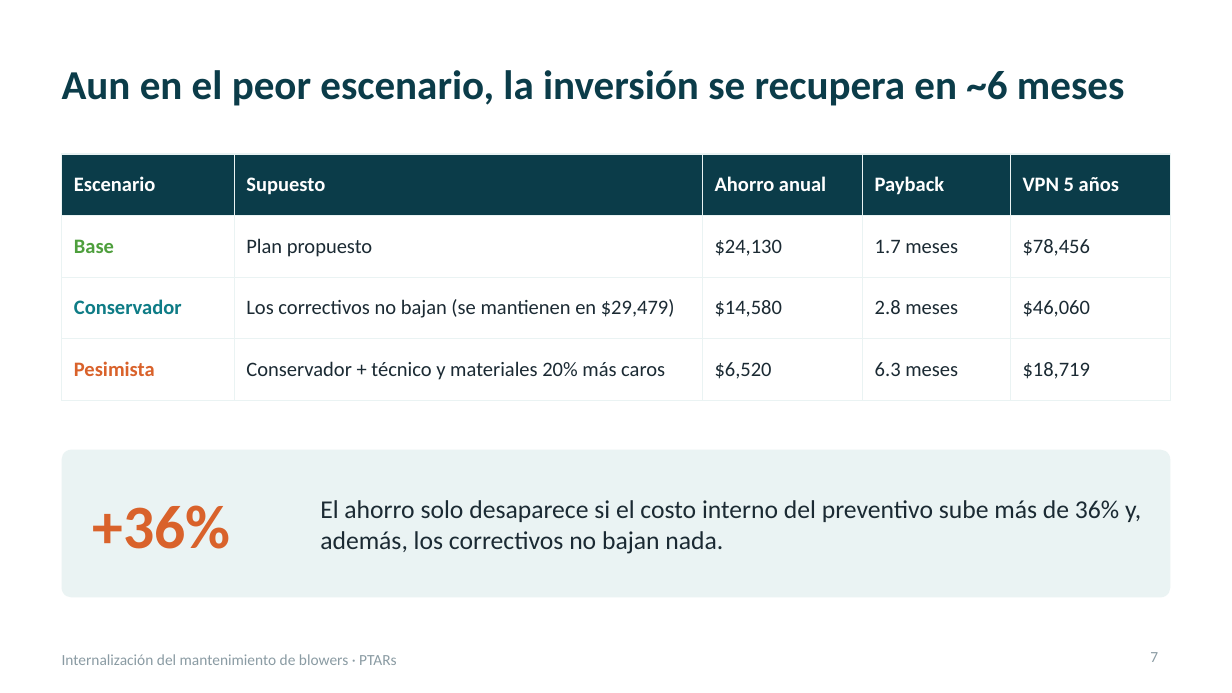
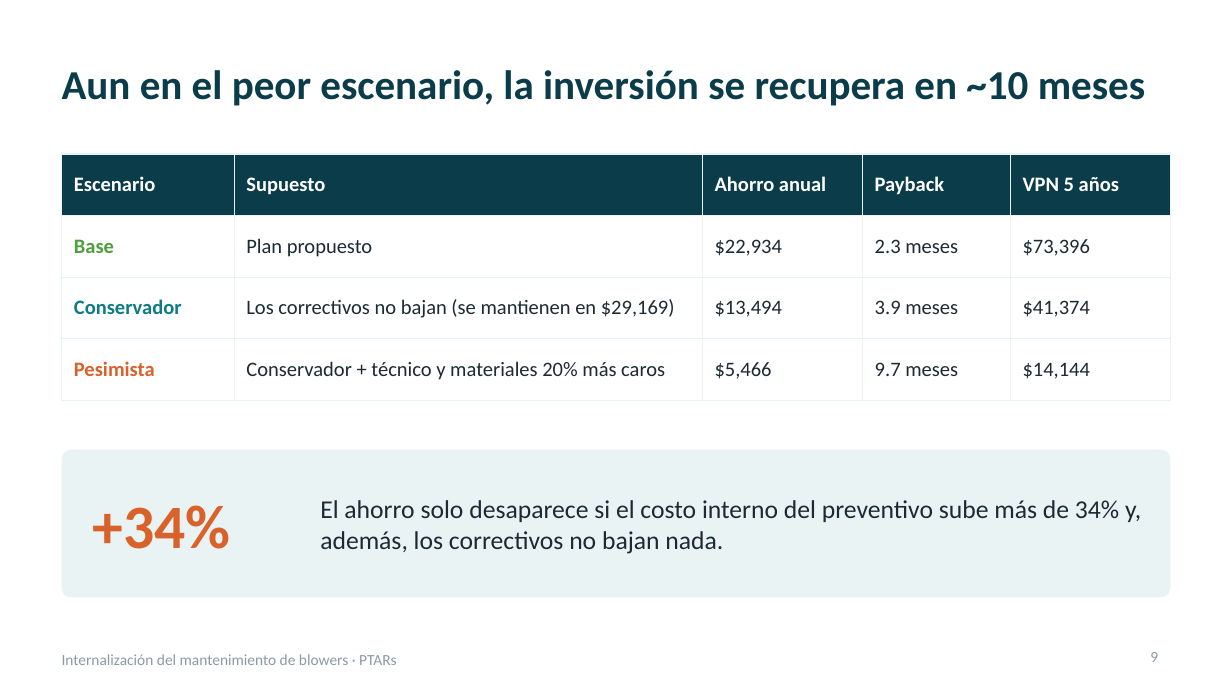
Before and after one commit to jjsamcar/Codigo-IA, a slide deck: slide 9 of presentaciones/Blowers_PTARs_Resumen_Gerencia.pptx (slide 7 before the commit). Drawn at 1232x693 pixels with LibreOffice and Linux fonts; fonts in the diff are those of the drawing. Boxes give left, top, right and bottom in pixels: in the first picture for what was removed or moved away, otherwise in the second. Text is boxed around its words. In the diff, an @@ line names an element or a change of style, - is before the commit and + after.

```diff
--- a/presentaciones/Blowers_PTARs_Resumen_Gerencia.pptx
+++ b/presentaciones/Blowers_PTARs_Resumen_Gerencia.pptx
@@ title at box(62, 70, 1145, 106): text changed @@
-Aun en el peor escenario, la inversión se recupera en ~6 meses
+Aun en el peor escenario, la inversión se recupera en ~10 meses
@@ table at box(62, 154, 1170, 384) @@
-row 2: Base | Plan propuesto | $24,130 | 1.7 meses | $78,456
+row 2: Base | Plan propuesto | $22,934 | 2.3 meses | $73,396
-row 3: Conservador | Los correctivos no bajan (se mantienen en $29,479) | $14,580 | 2.8 meses | $46,060
+row 3: Conservador | Los correctivos no bajan (se mantienen en $29,169) | $13,494 | 3.9 meses | $41,374
-row 4: Pesimista | Conservador + técnico y materiales 20% más caros | $6,520 | 6.3 meses | $18,719
+row 4: Pesimista | Conservador + técnico y materiales 20% más caros | $5,466 | 9.7 meses | $14,144
@@ text at box(92, 505, 230, 549): text changed @@
-+36%
++34%
@@ text at box(320, 500, 1141, 554): text changed @@
-El ahorro solo desaparece si el costo interno del preventivo sube más de 36% y, además, los correctivos no bajan nada.
+El ahorro solo desaparece si el costo interno del preventivo sube más de 34% y, además, los correctivos no bajan nada.
@@ page number at box(1150, 652, 1158, 662): text changed @@
-7
+9
```
Also in this commit, not shown: 11 other slides changed, 2 slides added.
